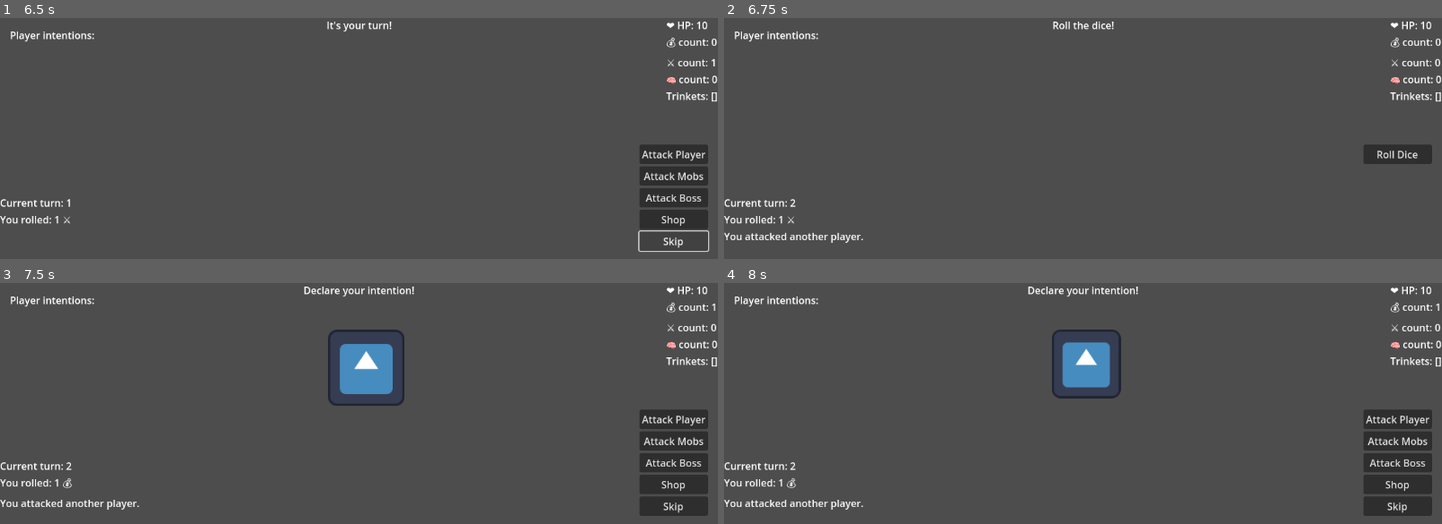
Above: before the commit, frames 1-4 (two rows, left to right).
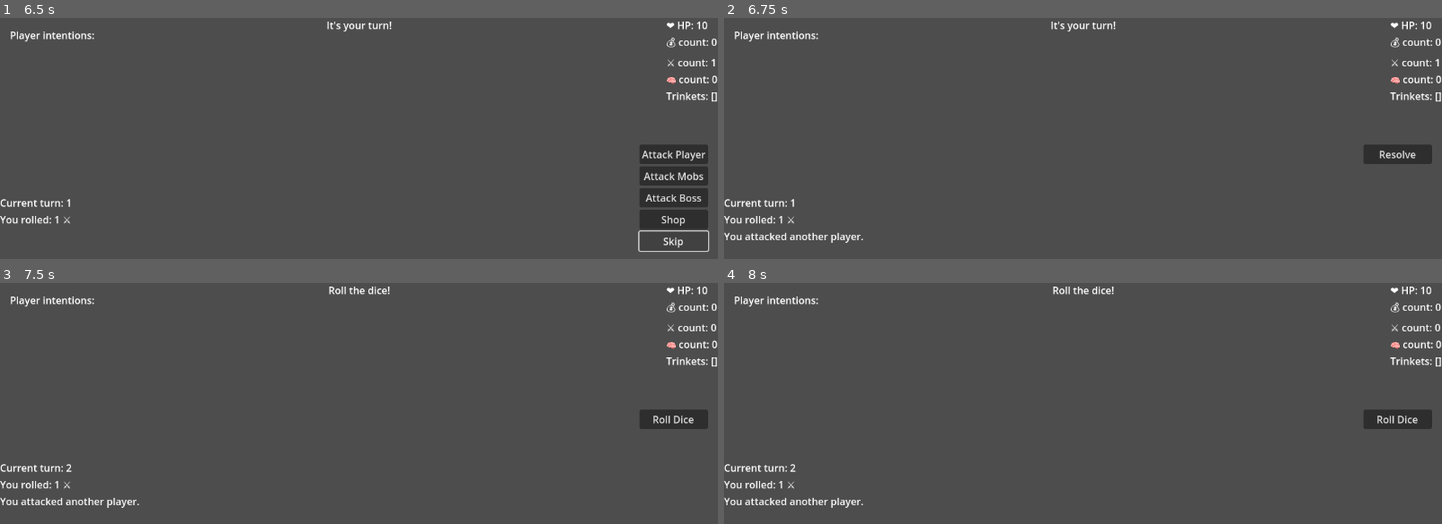
Above: after the commit, the same moments.

Repository: OliverKozul/DiceGame
Game: Godot game, scene res://Scenes/Lobby.tscn
Two runs of this game, one before a commit and one after it. Both use one fixed random seed, a clock stepped at 60 frames per second and the inputs below. The engine's default icon, where the game draws it, is replaced by a stand-in: a white triangle on a blue panel in a dark square.
Inputs (mouse positions are in pixels of both pictures, inside the frame that each line leads up to):
- Up to frame 1 (6.5 s): click "Start Game" at 0.5 s; click "Roll Dice" at 1.25 s; click "Attack Player" at 2 s; click "Attack Mobs" at 2.75 s; click "Attack Boss" at 3.5 s; click "Shop" at 4.25 s; click "Skip" at 5 s; click "Skip" at 5.75 s
- Up to frame 2 (6.75 s): click "Attack Player" at 6.5 s
- Up to frame 3 (7.5 s): click (674, 417) at 7.25 s, where only the run after the commit has a clickable "Resolve"
- Up to frame 4 (8 s): no input

Frame 1 is identical in both runs. In frame 2, 0.3% of the frame differs, in the area x 9-100%, y 1-79%; in frame 3, 6.0%, in the area x 0-100%, y 1-97%; in frame 4, 5.7%.
Error in both runs: Invalid access to property or key '1' on a base object of type 'Dictionary'. (res://Scripts/PlayerIntentionLabels.gd:21)

Commit message:
Added resolve phase that currently does nothing

Diff:
--- a/Scenes/Buttons.tscn
+++ b/Scenes/Buttons.tscn
@@ -1,6 +1,6 @@
 [gd_scene load_steps=2 format=3 uid="uid://dnynslgks7nch"]
 
-[ext_resource type="Script" path="res://Scripts/ActionButtons.gd" id="1_b4lgy"]
+[ext_resource type="Script" path="res://Scripts/Buttons.gd" id="1_b4lgy"]
 
 [node name="MarginContainer" type="MarginContainer"]
 anchors_preset = 6
@@ -57,3 +57,9 @@
 layout_mode = 2
 text = "Skip"
 metadata/_edit_use_anchors_ = true
+
+[node name="ResolveButton" type="Button" parent="ActionButtons"]
+unique_name_in_owner = true
+layout_mode = 2
+text = "Resolve"
+metadata/_edit_use_anchors_ = true
--- a/Scripts/ActionManager.gd
+++ b/Scripts/ActionManager.gd
@@ -10,55 +10,98 @@
 ### **Attack Player**
 @rpc("any_peer", "call_local")
 func attack_player_button_pressed(player_id : int) -> void:
-	Global.players_acted[player_id] = true  # Mark as acted
+	Global.players_acted[player_id] = {
+		"action": "attack",
+		"target": "player",
+		"amount": Global.player_info[player_id].combat,
+		"sabotage": {}
+	}
+
+	for player in Global.players:
+		#if player != multiplayer.get_unique_id():
+		Global.players_acted[player_id]["sabotage"][player] = 0
 
 	if player_id != multiplayer.get_unique_id():
 		return
 
 
 	player_ui.turn_info_labels.action.text = "You attacked another player."
-	distribute_combat("player")
+	rpc("distribute_combat", player_id)
 	player_ui.turn_manager.advance_to_next_player()
 
 ### **Attack Mobs**
 @rpc("any_peer", "call_local")
 func attack_mobs_button_pressed(player_id : int) -> void:
-	Global.players_acted[player_id] = true  # Mark as acted
+	Global.players_acted[player_id] = {
+		"action": "attack",
+		"target": "mob",
+		"amount": Global.player_info[player_id].combat,
+		"sabotage": {}
+	}
+
+	for player in Global.players:
+		#if player != multiplayer.get_unique_id():
+		Global.players_acted[player_id]["sabotage"][player] = 0
 
 	if player_id != multiplayer.get_unique_id():
 		return
 
 	player_ui.turn_info_labels.action.text = "You attacked a mob."
-	distribute_combat("mob")
+	rpc("distribute_combat", player_id)
 	player_ui.turn_manager.advance_to_next_player()
 
 ### **Attack Boss**
 @rpc("any_peer", "call_local")
 func attack_boss_button_pressed(player_id : int) -> void:
-	Global.players_acted[player_id] = true  # Mark as acted
+	Global.players_acted[player_id] = {
+		"action": "attack",
+		"target": "boss",
+		"amount": Global.player_info[player_id].combat,
+		"sabotage": {}
+	}
+
+	for player in Global.players:
+		#if player != multiplayer.get_unique_id():
+		Global.players_acted[player_id]["sabotage"][player] = 0
 
 	if player_id != multiplayer.get_unique_id():
 		return
 
 	player_ui.turn_info_labels.action.text = "You attacked the boss."
-	distribute_combat("boss")
+	rpc("distribute_combat", player_id)
 	player_ui.turn_manager.advance_to_next_player()
 
 ### **Shop**
 @rpc("any_peer", "call_local")
 func shop_button_pressed(player_id : int) -> void:
-	Global.players_acted[player_id] = true  # Mark as acted
+	Global.players_acted[player_id] = {
+		"action": "shop",
+		"sabotage": {}
+	}
+
+	for player in Global.players:
+		#if player != multiplayer.get_unique_id():
+		Global.players_acted[player_id]["sabotage"][player] = 0
+
 	if player_id != multiplayer.get_unique_id():
 		return
 
-	player_ui.shop.show()
+	#player_ui.shop.show()
 
 	player_ui.turn_manager.advance_to_next_player()
 
 ### **Skip**
 @rpc("any_peer", "call_local")
 func skip_button_pressed(player_id : int) -> void:
-	Global.players_acted[player_id] = true  # Mark as acted
+	Global.players_acted[player_id] = {
+		"action": "skip",
+		"sabotage": {}
+	}
+
+	for player in Global.players:
+		#if player != multiplayer.get_unique_id():
+		Global.players_acted[player_id]["sabotage"][player] = 0
+
 	if player_id != multiplayer.get_unique_id():
 		return
 
--- a/Scripts/ButtonManager.gd
+++ b/Scripts/ButtonManager.gd
@@ -84,3 +84,8 @@
 	if Global.players_acted.get(player_id, false):
 		print("You already performed an action this turn!")
 		return
+
+func _on_resolve_button_pressed() -> void:
+	var player_id = multiplayer.get_unique_id()
+
+	player_ui.resolve_manager.rpc("resolve_button_pressed", player_id)
--- a/Scripts/ActionButtons.gd
+++ b/Scripts/Buttons.gd
@@ -7,6 +7,7 @@
 @onready var attack_boss = %AttackBossButton
 @onready var shop = %ShopButton
 @onready var skip = %SkipButton
+@onready var resolve = %ResolveButton
 
 var player_ui : CanvasLayer
 var player_id : int
@@ -22,13 +23,16 @@
 	attack_boss.pressed.connect(player_ui.button_manager._on_attack_boss_button_pressed)
 	shop.pressed.connect(player_ui.button_manager._on_shop_button_pressed)
 	skip.pressed.connect(player_ui.button_manager._on_skip_button_pressed)
+	resolve.pressed.connect(player_ui.button_manager._on_resolve_button_pressed)
 
 	show_buttons("roll")
 
 func show_buttons(phase : String) -> void:
+	print(multiplayer.get_unique_id(), " ", phase)
 	roll.visible = true if phase == "roll" else false
-	attack_player.visible = false if phase == "roll" or phase == "wait" else true
-	attack_mobs.visible = false if phase == "roll" or phase == "wait" else true
-	attack_boss.visible = false if phase == "roll" or phase == "wait" else true
-	shop.visible = false if phase == "roll" or phase == "wait" else true
-	skip.visible = false if phase == "roll" or phase == "wait" else true
+	attack_player.visible = true if phase == "intention" or phase == "action" else false
+	attack_mobs.visible = true if phase == "intention" or phase == "action" else false
+	attack_boss.visible = true if phase == "intention" or phase == "action" else false
+	shop.visible = true if phase == "intention" or phase == "action" else false
+	skip.visible = true if phase == "intention" or phase == "action" else false
+	resolve.visible = true if phase == "resolve" else false
--- a/Scripts/Globals/Global.gd
+++ b/Scripts/Globals/Global.gd
@@ -8,4 +8,5 @@
 var player_order : Array = []
 var players_rolled : Dictionary = {}  # Stores whether each player has rolled
 var players_acted : Dictionary = {}  # Stores whether each player has acted
+var players_resolved : Dictionary = {}
 var player_info : Dictionary = {}
--- a/Scripts/PlayerUI.gd
+++ b/Scripts/PlayerUI.gd
@@ -1,7 +1,7 @@
 extends CanvasLayer
 
 
-@onready var current_player_label = %CurrentPlayerLabel  # Add a label for current player
+@onready var current_player_label = %CurrentPlayerLabel
 @onready var status_labels = %StatusLabels
 @onready var player_intention_labels = %PlayerIntentionLabels
 @onready var turn_info_labels = %TurnInfoLabels
@@ -16,7 +16,7 @@
 @onready var resolve_manager = %ResolveManager
 @onready var button_manager = %ButtonManager
 
-var rng = RandomNumberGenerator.new()  # Create a RandomNumberGenerator instance
+var rng = RandomNumberGenerator.new()
 
 signal update_all_status_labels
 
@@ -53,6 +53,7 @@
 	turn_manager.initialize(self)
 	action_manager.initialize(self)
 	intention_manager.initialize(self)
+	resolve_manager.initialize(self)
 	button_manager.initialize(self)
 
 	current_player_label.text = "Roll the dice!"
--- a/Scripts/ResolveManager.gd
+++ b/Scripts/ResolveManager.gd
@@ -1,11 +1,16 @@
 extends Node
 
 
-# Called when the node enters the scene tree for the first time.
-func _ready() -> void:
-	pass # Replace with function body.
+var player_ui : CanvasLayer
 
 
-# Called every frame. 'delta' is the elapsed time since the previous frame.
-func _process(delta: float) -> void:
-	pass
+func initialize(ui : CanvasLayer) -> void:
+	player_ui = ui
+
+@rpc("any_peer", "call_local")
+func resolve_button_pressed(player_id : int) -> void:
+	Global.players_resolved[player_id] = true  # Mark as resolved
+	if player_id != multiplayer.get_unique_id():
+		return
+
+	player_ui.turn_manager.advance_to_next_player()
--- a/Scripts/SyncManager.gd
+++ b/Scripts/SyncManager.gd
@@ -26,13 +26,14 @@
 	Global.player_info[player_id].combat = 0
 	Global.players_rolled.clear()
 	Global.players_acted.clear()
+	Global.players_resolved.clear()
 	Global.current_turn = new_turn
-	#buttons.roll.visible = true
+
 	player_ui.buttons.show_buttons("roll")
 	player_ui.current_player_label.text = "Roll the dice!"
 	player_ui.status_labels.combat.text = "⚔ count: " + str(Global.player_info[player_id].combat)
+
 	rpc("sync_phase", "roll")
-	rpc("sync_current_player_index", 0)
 
 	player_ui.turn_info_labels.turn.text = "Current turn: " + str(Global.current_turn)
 
--- a/Scripts/TurnManager.gd
+++ b/Scripts/TurnManager.gd
@@ -12,7 +12,7 @@
 	player_ui.sync_manager.rpc("sync_phase", "intention")
 	print("All players have rolled. Transitioning to intention phase.")
 
-	player_ui.buttons.show_buttons("action")
+	player_ui.buttons.show_buttons("intention")
 	player_ui.current_player_label.text = "Declare your intention!"
 	var rect = Utils.create_rect()
 	player_ui.add_child(rect)
@@ -28,22 +28,22 @@
 @rpc("any_peer", "call_local")
 func transition_to_action_phase() -> void:
 	player_ui.sync_manager.rpc("sync_phase", "action")  # Synchronize phase transition
+	player_ui.sync_manager.rpc("sync_current_player_index", 0)
+	player_ui.buttons.show_buttons("action")
 	print("All players have shown their intentions. Transitioning to action phase.")
 	determine_player_order()
-	rpc("allow_current_player_action")
+	rpc("allow_current_player_play")
 
 @rpc("any_peer", "call_local")
 func transition_to_resolve_phase() -> void:
 	player_ui.sync_manager.rpc("sync_phase", "resolve")  # Synchronize phase transition
+	player_ui.sync_manager.rpc("sync_current_player_index", 0)
+	player_ui.buttons.show_buttons("resolve")
 	print("All players have acted. Transitioning to resolve phase.")
-	rpc("allow_current_player_action")
-
-@rpc("any_peer", "call_local")
-func sync_phase(new_phase : String) -> void:
-	Global.current_phase = new_phase
+	rpc("allow_current_player_play")
 
 ### **Check if All Players Have Performed an Action**
-func check_all_players_acted() -> bool:
+func check_all_players_played() -> bool:
 	return Global.current_player_index >= Global.player_order.size()
 
 ### **Determine Action Order**
@@ -87,11 +87,15 @@
 
 ### **Allow Current Player Action**
 @rpc("any_peer", "call_local")
-func allow_current_player_action() -> void:
+func allow_current_player_play() -> void:
 	var current_player = Global.player_order[Global.current_player_index]
 
 	if multiplayer.get_unique_id() == current_player:
-		player_ui.buttons.show_buttons("action")
+		if Global.current_phase == "action":
+			player_ui.buttons.show_buttons("action")
+		elif Global.current_phase == "resolve":
+			player_ui.buttons.show_buttons("resolve")
+
 		player_ui.current_player_label.text = "It's your turn!"
 	else:
 		player_ui.buttons.show_buttons("wait")
@@ -100,14 +104,6 @@
 ### **Next Phase (Only Host Can Trigger)**
 @rpc("authority", "call_local")
 func initiate_next_turn() -> void:
-	if Global.current_phase != "action":
-		print("Cannot transition to next turn. It's not the action phase!")
-		return
-
-	if not check_all_players_acted():
-		print("Not all players have performed an action!")
-		return
-
 	Global.current_turn += 1
 	player_ui.sync_manager.rpc("sync_turn", Global.current_turn)
 	print("Turn ", Global.current_turn)
@@ -119,8 +115,12 @@
 	player_ui.current_player_label.text = "Waiting for next turn."
 	player_ui.sync_manager.rpc("sync_current_player_index", Global.current_player_index)
 
-	if check_all_players_acted():
-		print("All players have acted. Transitioning to next turn.")
-		initiate_next_turn()
+	if check_all_players_played():
+		if Global.current_phase == "action":
+			print("All players have acted. Transitioning to resolve phase.")
+			rpc("transition_to_resolve_phase")
+		elif Global.current_phase == "resolve":
+			print("All players have been resolved. Transitioning to next turn.")
+			initiate_next_turn()
 	else:
-		rpc("allow_current_player_action")
+		rpc("allow_current_player_play")
